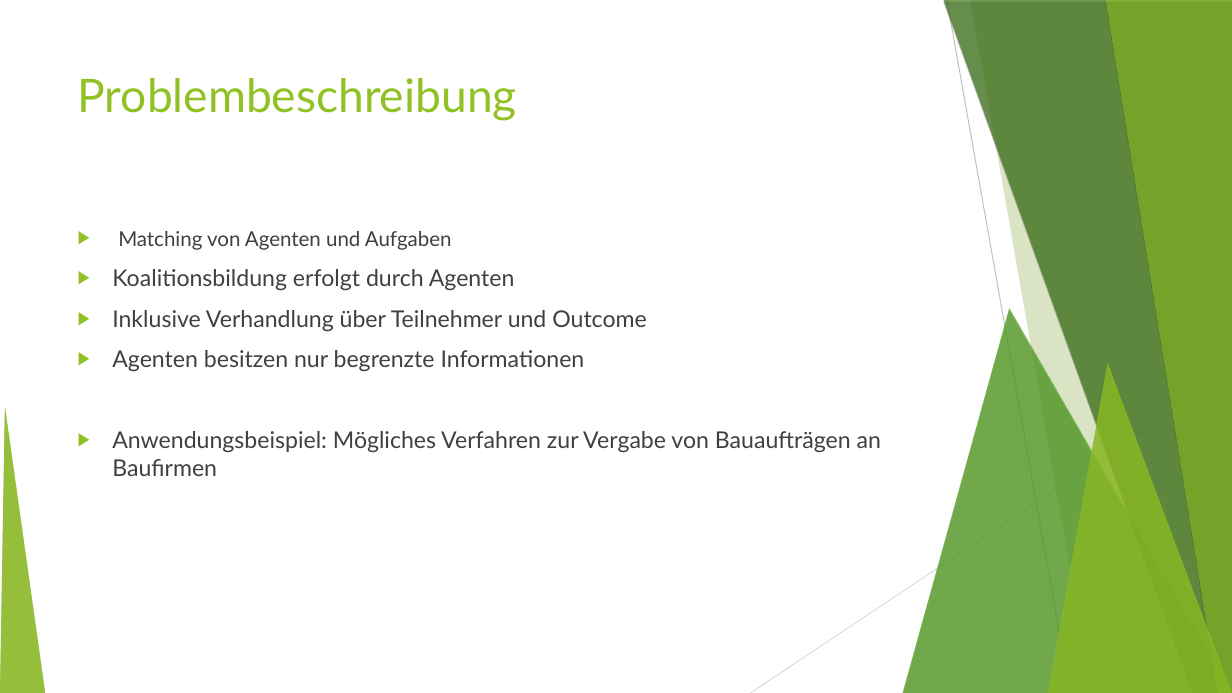
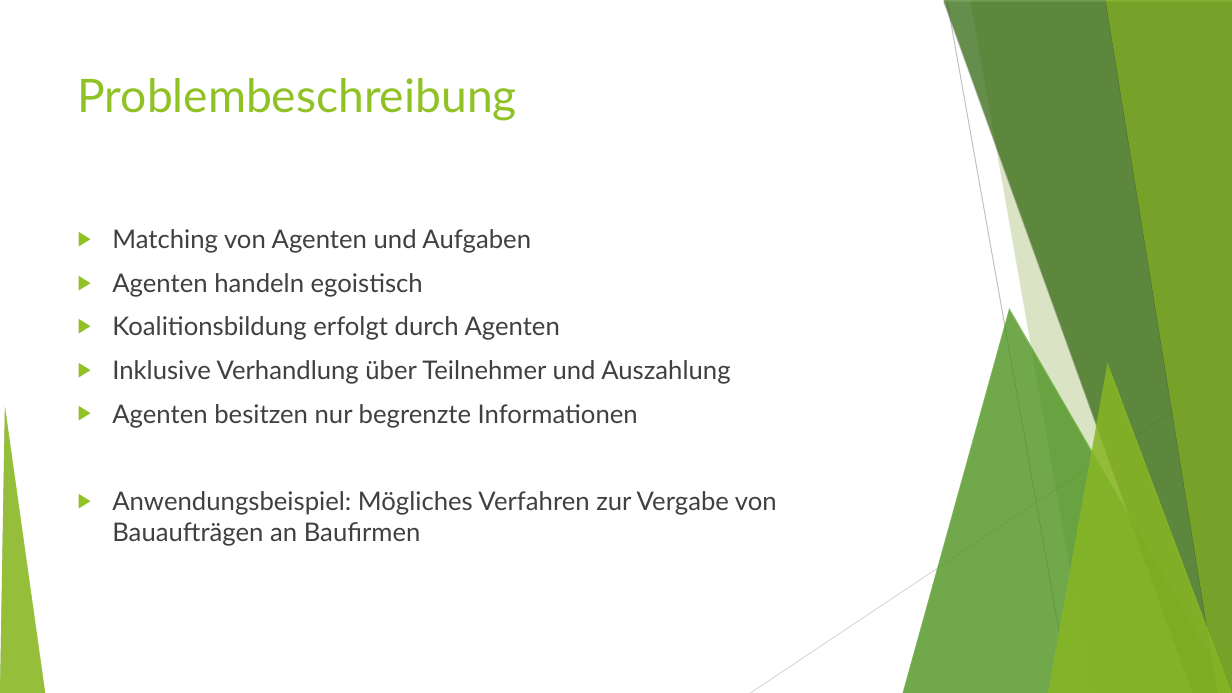
Before and after one commit to MFizz/AiF, a slide deck: slide 4 of Abschluss/alt.odp. Drawn at 1232x693 pixels with LibreOffice and Linux fonts; fonts in the diff are those of the drawing. Boxes give left, top, right and bottom in pixels: in the first picture for what was removed or moved away, otherwise in the second. Text is boxed around its words. In the diff, an @@ line names an element or a change of style, - is before the commit and + after.

```diff
--- a/Abschluss/alt.odp
+++ b/Abschluss/alt.odp
@@ text at (112,229,777,546): size 16 to 20 pt in "Matching von Agenten und Aufgaben"; size 18 to 20 pt in "Koalitionsbildung erfolgt durch Agenten", "Agenten besitzen nur begrenzte Informationen", "Anwendungsbeispiel: Mögliches Verfahren zur Vergabe von Baua ..." @@
@@ text at (112,273,423,297): paragraph added @@
+▶ Agenten handeln egoistisch
@@ text at (112,360,730,384): text changed; size 18 to 20 pt @@
-▶ Inklusive Verhandlung über Teilnehmer und Outcome
+▶ Inklusive Verhandlung über Teilnehmer und Auszahlung
```
Also in this commit, not shown: 9 other slides changed, 6 slides added, 3 slides removed.
